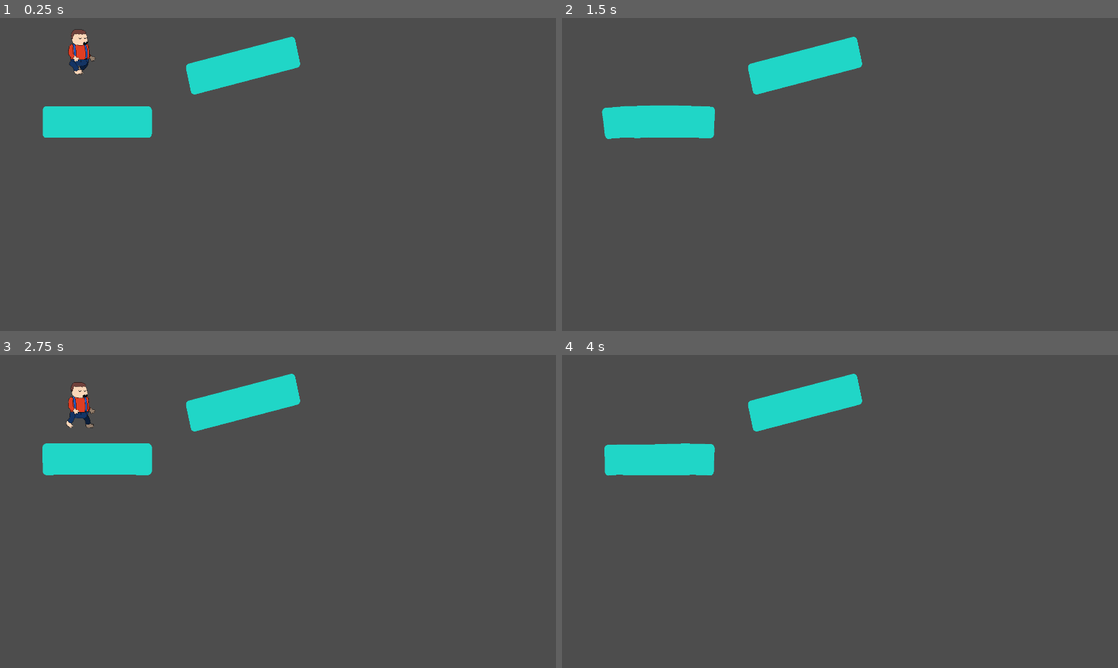
Above: before the commit, frames 1-4 (two rows, left to right).
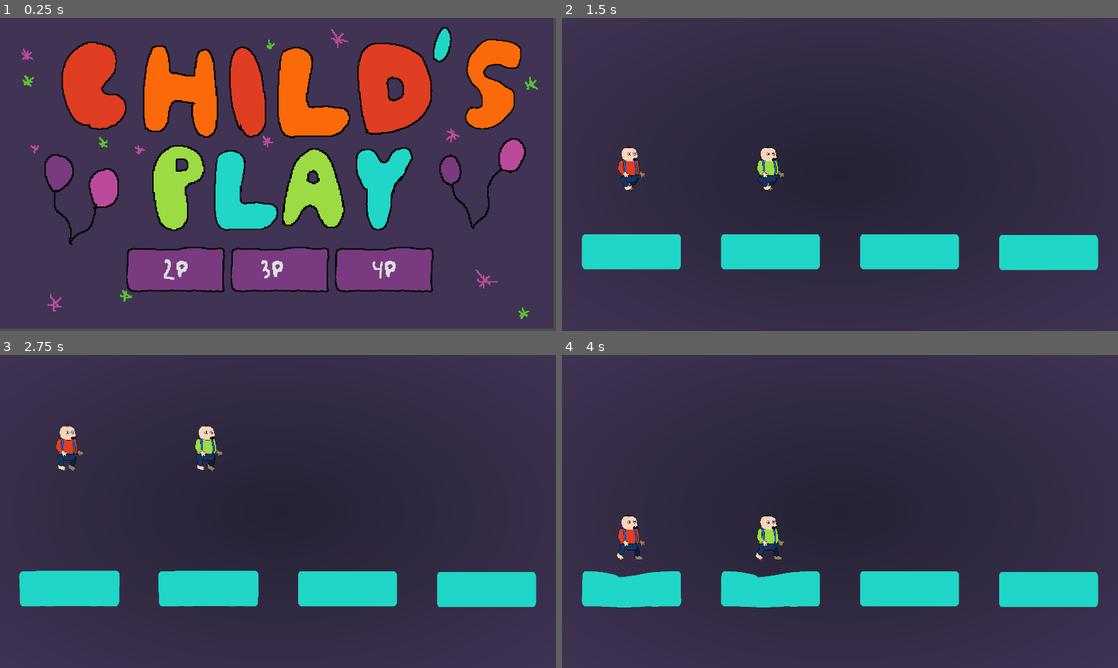
Above: after the commit, the same moments.

Repository: SlopInteractive/haven-2026
Game: Godot game, scene res://scenes/main_menu.tscn
Two runs of this game, one before a commit and one after it. Both use one fixed random seed, a clock stepped at 60 frames per second and the inputs below. Before the commit the project starts from res://scenes/test/kap_test.tscn.
Inputs (mouse positions are in pixels of both pictures, inside the frame that each line leads up to):
- Up to frame 1 (0.25 s): no input
- Up to frame 2 (1.5 s): click (739, 268) at 0.5 s, where only the run after the commit has a clickable "2P"; click (840, 174) at 1.25 s, where only the run after the commit has a clickable "Play"
- Up to frame 3 (2.75 s): tap Enter (ui_accept) at 2, 2.27 s; move the mouse to (400, 495) at 2.02 s; hold Right (ui_right) from 2.03 s (still down); click (400, 495) at 2.17 s
- Up to frame 4 (4 s): release Right (ui_right) at 2.75 s; drag from (728, 527) to (806, 414) at 2.77 s; move the mouse to (895, 442) at 3.52 s; hold Left (ui_left) from 3.53 s (still down)

The runs differ from the first frame. In frame 1, 98% of the frame differs, in the area x 0-100%, y 0-100%; in frame 2, 100%; in frame 3, 100%; in frame 4, 100%.

Commit message:
gud

Diff:
--- /dev/null
+++ b/prefabs/items/FloatingItem.tscn
@@ -0,0 +1,6 @@
+[gd_scene format=3 uid="uid://c0wjoekreewvw"]
+
+[ext_resource type="Script" uid="uid://c4i7pjltlvtmc" path="res://scripts/items/floating_item.gd" id="1_fk4pg"]
+
+[node name="FloatingItem" type="Node2D" unique_id=2063780486]
+script = ExtResource("1_fk4pg")
--- a/prefabs/items/bomb_item.tscn
+++ b/prefabs/items/bomb_item.tscn
@@ -94,6 +94,8 @@
 collision_mask = 13
 script = ExtResource("1_8pahb")
 explosion_force = 7000.0
+throw_force = 1000.0
+throw_upward_force = 250.0
 
 [node name="Label" type="Label" parent="." unique_id=1644890289]
 visible = false
--- /dev/null
+++ b/prefabs/items/stick.tscn
@@ -0,0 +1,3 @@
+[gd_scene format=3 uid="uid://xwamwl8b218g"]
+
+[node name="Stick" type="Node2D" unique_id=1348362746]
--- /dev/null
+++ b/prefabs/items/stick_item.tscn
@@ -0,0 +1,35 @@
+[gd_scene format=3 uid="uid://s3vws0g4jj7s"]
+
+[ext_resource type="Script" uid="uid://pt2cmavvs5qq" path="res://scripts/items/stick_item.gd" id="1_xwn46"]
+[ext_resource type="Texture2D" uid="uid://bi3m0288mwr5d" path="res://assets/sprites/Stick.png" id="2_xwn46"]
+
+[sub_resource type="RectangleShape2D" id="RectangleShape2D_b58gt"]
+size = Vector2(43, 45.5)
+
+[sub_resource type="RectangleShape2D" id="RectangleShape2D_xwn46"]
+size = Vector2(32, 32)
+
+[node name="RigidBody2D" type="RigidBody2D" unique_id=813204926]
+collision_layer = 14
+collision_mask = 13
+script = ExtResource("1_xwn46")
+throw_force = 2500.0
+
+[node name="HoldItem" type="Sprite2D" parent="." unique_id=1475102029]
+scale = Vector2(3.040001, 3.040001)
+texture = ExtResource("2_xwn46")
+
+[node name="CollisionShape2D" type="CollisionShape2D" parent="." unique_id=2145511391]
+scale = Vector2(2.2352939, 2.2352939)
+shape = SubResource("RectangleShape2D_b58gt")
+
+[node name="Area2D" type="Area2D" parent="." unique_id=421709337]
+position = Vector2(-1, 3)
+scale = Vector2(3.0400002, 3.0400002)
+collision_layer = 0
+collision_mask = 2
+
+[node name="DetonationShape" type="CollisionShape2D" parent="Area2D" unique_id=1466330980]
+shape = SubResource("RectangleShape2D_xwn46")
+
+[connection signal="body_entered" from="Area2D" to="." method="_on_area_2d_body_entered"]
--- a/prefabs/player.tscn
+++ b/prefabs/player.tscn
@@ -6,7 +6,7 @@
 [ext_resource type="Texture2D" uid="uid://mo2ch6jofjmy" path="res://assets/sprites/Leg.png" id="5_8rb0w"]
 [ext_resource type="Texture2D" uid="uid://b5ddnyw1mdln7" path="res://assets/sprites/torsos/torso_01.tres" id="6_sd3sa"]
 [ext_resource type="Texture2D" uid="uid://2tq8jwvce2eq" path="res://assets/sprites/Head.png" id="7_m2qjg"]
-[ext_resource type="Texture2D" uid="uid://c7sj8fri0xakm" path="res://assets/sprites/hair/hair_01.tres" id="8_llb5v"]
+[ext_resource type="Texture2D" uid="uid://csviawn553kk0" path="res://assets/sprites/hair/hair_03.tres" id="8_llb5v"]
 [ext_resource type="Texture2D" uid="uid://8d80qm73noo8" path="res://assets/sprites/eyes/eyes_01.tres" id="9_x0bak"]
 
 [sub_resource type="RectangleShape2D" id="RectangleShape2D_88qri"]
@@ -347,8 +347,12 @@
 size = Vector2(82, 111)
 
 [node name="Player" type="RigidBody2D" unique_id=826111072]
+collision_layer = 3
 lock_rotation = true
 script = ExtResource("1_60koi")
+move_speed = 600.0
+bounce_strength = 700.0
+bounce_delay = 0.0
 
 [node name="CollisionShape2D" type="CollisionShape2D" parent="." unique_id=735688710]
 position = Vector2(-3.9999983, 35.65695)
@@ -428,10 +432,10 @@
 position = Vector2(37, 6)
 
 [node name="ItemGrab" type="Area2D" parent="." unique_id=1528494277]
-visible = false
 position = Vector2(38, 6)
 collision_layer = 8
 collision_mask = 8
+priority = 1
 
 [node name="CollisionShape2D" type="CollisionShape2D" parent="ItemGrab" unique_id=1905140053]
 position = Vector2(-42.25, -2)
@@ -439,16 +443,16 @@
 shape = SubResource("RectangleShape2D_my6qp")
 
 [node name="AttackArea" type="Area2D" parent="." unique_id=746864363]
-visible = false
+scale = Vector2(1.1600015, 1.4400007)
 collision_layer = 0
 collision_mask = 2
 
 [node name="CollisionShape2D" type="CollisionShape2D" parent="AttackArea" unique_id=693593663]
-visible = false
 position = Vector2(-3.5, 1)
 shape = SubResource("RectangleShape2D_3ww3k")
 
 [node name="Hurtbox" type="Area2D" parent="." unique_id=1174899587]
+scale = Vector2(1, 1.48)
 collision_layer = 2
 collision_mask = 0
 
--- a/project.godot
+++ b/project.godot
@@ -11,7 +11,7 @@
 [application]
 
 config/name="haven"
-run/main_scene="uid://cnvao3antjlyi"
+run/main_scene="uid://xv8fvvlnha4u"
 config/features=PackedStringArray("4.7", "Forward Plus")
 config/icon="res://icon.svg"
 
@@ -23,7 +23,6 @@
 
 window/size/viewport_width=1920
 window/size/viewport_height=1080
-window/size/mode=2
 window/stretch/mode="viewport"
 
 [editor_plugins]
--- /dev/null
+++ b/scenes/maps/arena1.tscn
@@ -0,0 +1,47 @@
+[gd_scene format=3 uid="uid://djhsds8ny3etc"]
+
+[ext_resource type="Script" uid="uid://drm7fe8eqeaam" path="res://scenes/test/game_manager.gd" id="1_7xruq"]
+[ext_resource type="Texture2D" uid="uid://ty7imnu84tmb" path="res://assets/sprites/background.tres" id="2_3ab4p"]
+[ext_resource type="PackedScene" uid="uid://brpvolci1fnnq" path="res://prefabs/platform.tscn" id="3_reg8o"]
+[ext_resource type="Script" uid="uid://boil518tch1ka" path="res://scripts/item_spawner.gd" id="4_reg8o"]
+[ext_resource type="PackedScene" uid="uid://c0wjoekreewvw" path="res://prefabs/items/FloatingItem.tscn" id="5_gaftl"]
+
+[node name="ArenaUITest" type="Node2D" unique_id=1517936273]
+script = ExtResource("1_7xruq")
+
+[node name="player1_marker" type="Marker2D" parent="." unique_id=956780563]
+position = Vector2(240, 500)
+
+[node name="player2_marker" type="Marker2D" parent="." unique_id=930391116]
+position = Vector2(720, 500)
+
+[node name="player3_marker" type="Marker2D" parent="." unique_id=1822999920]
+position = Vector2(1200, 500)
+
+[node name="player4_marker" type="Marker2D" parent="." unique_id=244644233]
+position = Vector2(1680, 500)
+
+[node name="Background" type="Sprite2D" parent="." unique_id=193547368]
+texture = ExtResource("2_3ab4p")
+centered = false
+
+[node name="Platform" parent="." unique_id=489886513 instance=ExtResource("3_reg8o")]
+position = Vector2(240, 836)
+scale = Vector2(0.6, 1)
+
+[node name="Platform2" parent="." unique_id=129747536 instance=ExtResource("3_reg8o")]
+position = Vector2(720, 836)
+scale = Vector2(0.6, 1)
+
+[node name="Platform3" parent="." unique_id=2000571 instance=ExtResource("3_reg8o")]
+position = Vector2(1200, 836)
+scale = Vector2(0.6, 1)
+
+[node name="Platform4" parent="." unique_id=1418647668 instance=ExtResource("3_reg8o")]
+position = Vector2(1680, 839)
+scale = Vector2(0.6, 1)
+
+[node name="ItemSpawner" type="Node2D" parent="." unique_id=2063780486]
+position = Vector2(963, 379)
+script = ExtResource("4_reg8o")
+item_scene = ExtResource("5_gaftl")
--- /dev/null
+++ b/scenes/maps/arena2.tscn
@@ -0,0 +1,40 @@
+[gd_scene format=3 uid="uid://dmybuy5cg0p2i"]
+
+[ext_resource type="Script" uid="uid://drm7fe8eqeaam" path="res://scenes/test/game_manager.gd" id="1_fi1j2"]
+[ext_resource type="Texture2D" uid="uid://ty7imnu84tmb" path="res://assets/sprites/background.tres" id="2_e3crw"]
+[ext_resource type="PackedScene" uid="uid://brpvolci1fnnq" path="res://prefabs/platform.tscn" id="3_o0oet"]
+
+[node name="ArenaUITest" type="Node2D" unique_id=1517936273]
+script = ExtResource("1_fi1j2")
+
+[node name="player1_marker" type="Marker2D" parent="." unique_id=956780563]
+position = Vector2(240, 500)
+
+[node name="player2_marker" type="Marker2D" parent="." unique_id=930391116]
+position = Vector2(720, 500)
+
+[node name="player3_marker" type="Marker2D" parent="." unique_id=1822999920]
+position = Vector2(1200, 500)
+
+[node name="player4_marker" type="Marker2D" parent="." unique_id=244644233]
+position = Vector2(1680, 500)
+
+[node name="Background" type="Sprite2D" parent="." unique_id=193547368]
+texture = ExtResource("2_e3crw")
+centered = false
+
+[node name="Platform" parent="." unique_id=489886513 instance=ExtResource("3_o0oet")]
+position = Vector2(240, 836)
+scale = Vector2(0.6, 1)
+
+[node name="Platform2" parent="." unique_id=129747536 instance=ExtResource("3_o0oet")]
+position = Vector2(720, 836)
+scale = Vector2(0.6, 1)
+
+[node name="Platform3" parent="." unique_id=2000571 instance=ExtResource("3_o0oet")]
+position = Vector2(1200, 836)
+scale = Vector2(0.6, 1)
+
+[node name="Platform4" parent="." unique_id=1418647668 instance=ExtResource("3_o0oet")]
+position = Vector2(1680, 839)
+scale = Vector2(0.6, 1)
--- a/scenes/test/game_manager.gd
+++ b/scenes/test/game_manager.gd
@@ -5,13 +5,30 @@
 		var player : PlayerController = load("res://prefabs/player.tscn").instantiate()
 		add_child(player)
 		player.player_id = i
-		player.move_speed = 300
+		player.move_speed = 400
 		player.acceleration = 100
-		player.bounce_delay = 0.2
-		player.bounce_strength = 600
+		player.bounce_delay = 0.0
+		player.bounce_strength = 700
 		player.position = find_child("player" + str(i) + "_marker").position
-		player.external_force_decay = 300
+		player.external_force_decay = 700
 		player.get_node("PlayerVisual").torso_tex_id = Globals.player_skins[i][Globals.SHIRT]
 		player.get_node("PlayerVisual").eyes_tex_id = Globals.player_skins[i][Globals.EYES]
 		player.get_node("PlayerVisual").hair_tex_id = Globals.player_skins[i][Globals.HAIR]
 		player.player_visual.apply_textures()
+
+var knocked_players := []
+
+func _process(delta: float) -> void:
+	if Input.is_action_just_pressed("ui_cancel"):
+		get_tree().change_scene_to_file("res://scenes/test/character_select.tscn")
+
+	# Check for any player that has fallen below the screen and reset their position
+	for player in get_children():
+		if player is PlayerController:
+			if player.global_position.y > 1000:
+				knocked_players.append(player.player_id)
+
+	if len(knocked_players) == Globals.player_count - 1:
+		for player in get_children():
+			if player is PlayerController and player.player_id not in knocked_players:
+				print("Player ", player.player_id, " wins!")
--- a/scripts/character_select.gd
+++ b/scripts/character_select.gd
@@ -9,4 +9,4 @@
 func start_game():
 	for i in range(1,5):
 		Globals.player_skins[i] =  get_node("Player" + str(i) +"/PlayerCustomization").indexes
-	get_tree().change_scene_to_file("res://scenes/test/arena_ui_test.tscn")
+	get_tree().change_scene_to_file("res://scenes/maps/arena1.tscn")
--- /dev/null
+++ b/scripts/item_spawner.gd
@@ -0,0 +1,24 @@
+extends Node2D
+
+@export var item_scene: PackedScene
+@export var spawn_interval: float = 15.0
+
+const ITEMS: Array[Variant] = [
+	"res://prefabs/items/bomb_item.tscn",
+	"res://prefabs/items/grenade.tscn",
+	"res://prefabs/items/stick_item.tscn",
+]
+
+func _ready() -> void:
+	var timer := Timer.new()
+	timer.wait_time = spawn_interval
+	timer.timeout.connect(_spawn_item)
+	timer.autostart = true
+	add_child.call_deferred(timer)
+	_spawn_item()
+
+func _spawn_item() -> void:
+	var item := item_scene.instantiate() as FloatingItem
+	item.item_scene = load(ITEMS[randi() % ITEMS.size()])
+	get_tree().current_scene.add_child(item)
+	item.global_position = global_position
--- a/scripts/items/bomb_item.gd
+++ b/scripts/items/bomb_item.gd
@@ -12,7 +12,7 @@
 @export var throw_upward_force: float = 350.0
 
 # secs
-const TIME := 10
+const TIME := 4
 var activated := false
 
 var time_left := 0.0
@@ -71,7 +71,7 @@
 		time_left -= delta
 
 		var in_secs := int(time_left)
-		label.text = str(in_secs)
+		label.text = str(in_secs+1)
 
 		if time_left <= 0.0:
 			detonate()
--- /dev/null
+++ b/scripts/items/stick_item.gd
@@ -0,0 +1,42 @@
+extends IItem
+
+@export_group("Throw")
+@export var throw_force: float = 1200.0
+@export var throw_upward_force: float = 350.0
+
+var activated := false
+var timer := 0.0
+
+func _ready() -> void:
+	freeze = true
+
+func _process(delta: float) -> void:
+	timer = max(timer - delta, 0.0)
+
+func on_interact(player: PlayerController) -> void:
+	# deparent from player
+	player.unequip_item()
+	freeze = false
+	self.has_owner = false
+
+	var direction := Vector2.LEFT if player.facing_left else Vector2.RIGHT
+
+	# Apply throw impulse.
+	apply_central_impulse(
+		direction * throw_force +
+			Vector2.UP * throw_upward_force
+	)
+
+	activated = true
+	timer = 0.05
+
+func _on_area_2d_body_entered(body: Node2D) -> void:
+	if !activated:
+		return
+
+	if timer > 0.0:
+		return
+
+	if body is PlayerController:
+		body.apply_external_force(linear_velocity * throw_force)
+		queue_free()
--- a/scripts/platform.gd
+++ b/scripts/platform.gd
@@ -8,8 +8,8 @@
 
 
 func _ready() -> void:
-	if not is_connected("baked", _on_baked):
-		connect("baked", _on_baked)
+	# if not is_connected("baked", _on_baked):
+	# 	connect("baked", _on_baked)
 
 	# Handle softbodies already generated in the editor.
 	_anchor_bottom.call_deferred()
Not shown, added: scripts/item_spawner.gd.uid
Not shown, added: scripts/items/stick_item.gd.uid
